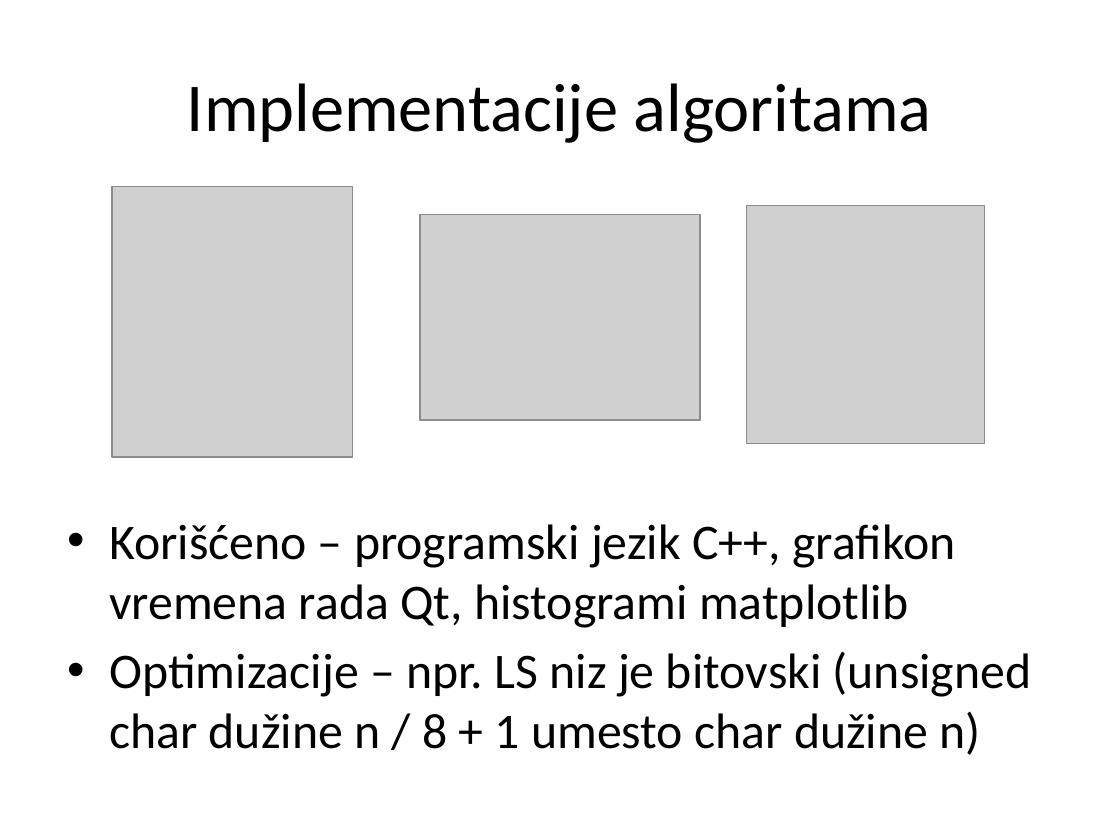
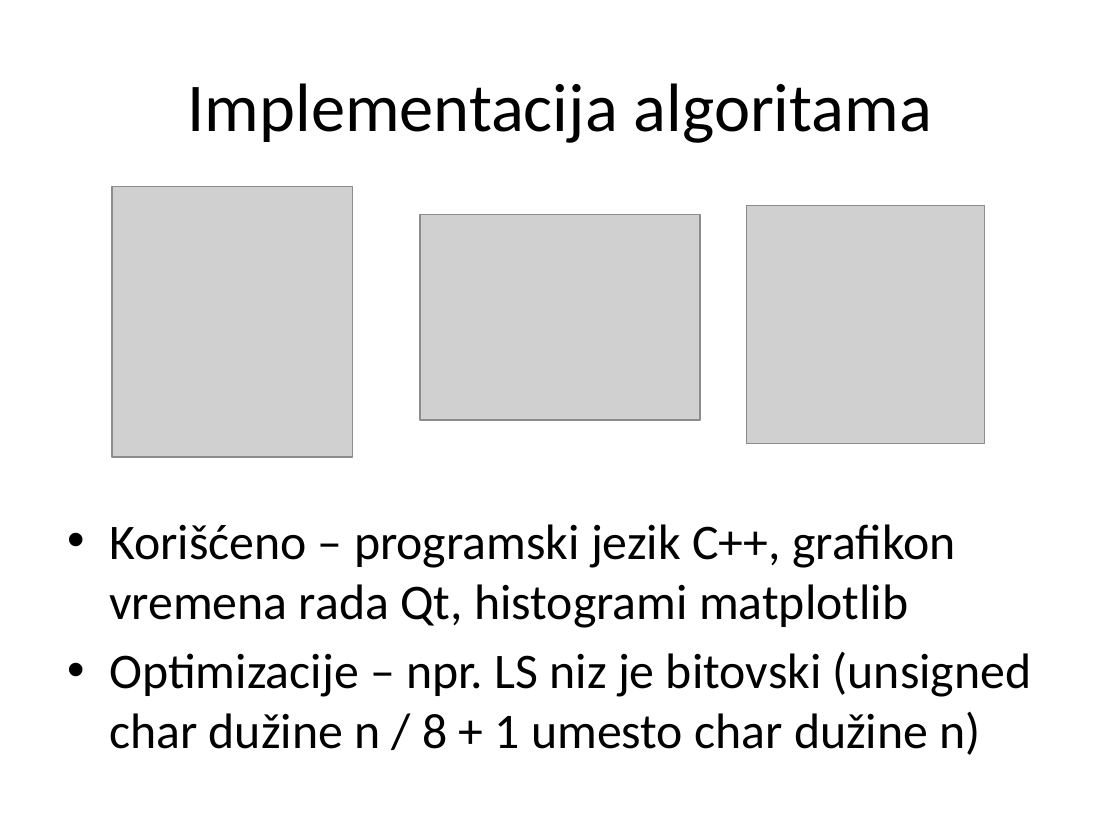
Before and after one commit to matfija/Sufiksni-niz, a slide deck: slide 18 of seminar/sufiksni.pptx (slide 16 before the commit). Drawn at 1120x840 pixels with LibreOffice and Linux fonts; fonts in the diff are those of the drawing; grey boxes stand for pictures. Boxes give left, top, right and bottom in pixels: in the first picture for what was removed or moved away, otherwise in the second. Text is boxed around its words. In the diff, an @@ line names an element or a change of style, - is before the commit and + after.

```diff
--- a/seminar/sufiksni.pptx
+++ b/seminar/sufiksni.pptx
@@ title at <box>188,83,932,143</box>: text changed @@
-Implementacije algoritama
+Implementacija algoritama
```
Also in this commit, not shown: 5 other slides changed, 2 slides added, 2 other files.
